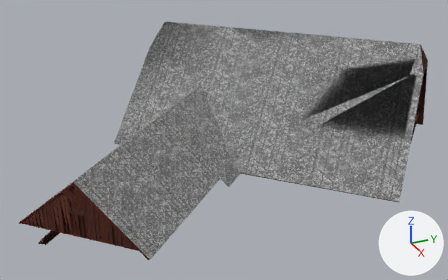
Renders of the COLLADA model dae/krytiny.dae from each side of a commit.
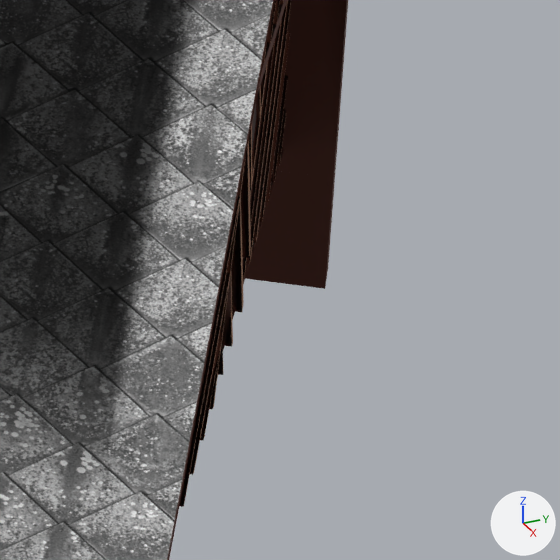
The first picture shows the older version from a 50 mm camera at (47.0, 10.4, 29.8) aimed at (13.1, 25.7, 12.8). The close-ups show both versions on the part from 88% to 99% of the width and 36% to 53% of the height of that picture; other places that the commit changed are outside them. Lighting does not change. The marker at lower right points along +X, +Y and +Z. Where no turn or scale is listed for an object, it has been applied to the vertices. Vertices at the same position are counted once.

The scene before the commit, as lines of its bpy script (objects in view):
```python
mat_material = principled_material('material')
mat_material.base_color = (1.0, 1.0, 1.0)  # white #ffffff
mat_material.roughness = 0.9
me_sketchup = bpy.data.meshes.new('SketchUp')
me_sketchup.from_pydata(...)  # 2717 vertices, 5198 faces; spans x 1.2..23.8, y 12.0..41.9, z 10.8..19.3
me_sketchup.materials.append(mat_cladding_stucco_white)  # picture img_cladding_stucco_white_jpg
me_sketchup.materials.append(mat_wood_lumber_buttjoined)  # picture img_wood_lumber_buttjoined_jpg
me_sketchup.materials.append(mat_wood_lumber_buttjoined_1)  # brown #4b1b07
me_sketchup.materials.append(mat_laura_shoes)  # brown #93674a
me_sketchup.materials.append(mat_color_b16)  # brown #4f2200
me_sketchup.materials.append(mat_color_c08)  # brown #663300
me_sketchup.materials.append(mat_strecha)  # picture img_strecha_jpg
me_sketchup.materials.append(mat_chris_pants)  # brown #49392d
me_sketchup.materials.append(mat_roofing_shingles_asphalt)  # picture img_roofing_shingles_asphalt_jpg
me_sketchup.materials.append(mat_color_b08_1)  # brown #661900
me_sketchup.materials.append(mat_material)  # white #ffffff
me_sketchup.materials.append(mat_wood_lumber_buttjoined_4)  # picture img_wood_lumber_buttjoined_4_jpg
me_sketchup.materials.append(mat_laura_belt1)  # dark red #3d0b00
ob_sketchup = bpy.data.objects.new('SketchUp', me_sketchup)
ob_sketchup.location = (0.0, 0.0, 0.0)
```
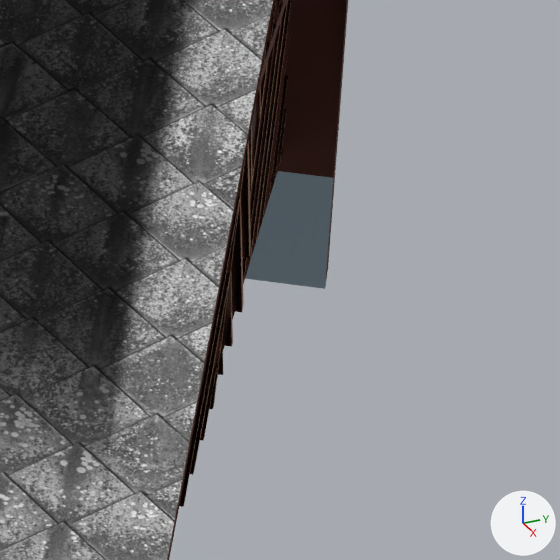
What the commit changed:
Material 'material' (mat_material) changes colour from white #ffffff to blue #a2b7c6; in linear values from (1.0, 1.0, 1.0) to (0.361, 0.474, 0.565).
Material 'material_0' (mat_material_0) is new.
Its base color is (1.0, 1.0, 1.0) (white #ffffff).
Its roughness is 0.9.
me_sketchup is used by ob_sketchup; location (0.0, 0.0, 0.0).
me_sketchup had 2717 vertices, 5198 faces and spanned x 1.2..23.8, y 12.0..41.9, z 10.8..19.3.
me_sketchup now has 2725 vertices, 5211 faces and spans x 1.2..23.8, y 12.0..41.9, z 10.8..19.3.
me_sketchup part 1: 16 faces spanning x 6.6..22.7, y 14.3..41.9, z 11.2..18.3 switch from mat_wood_lumber_buttjoined_1 (brown #4b1b07) to mat_material (blue #a2b7c6).
me_sketchup now uses material mat_material_0 (white #ffffff).

Changed parts and their boxes (x1, y1, x2, y2) in the close-ups (560 x 560 px):
'SketchUp', recoloured: (242, 168, 335, 289) in both
part 1 of me_sketchup, recoloured: (245, 171, 333, 289) in both
